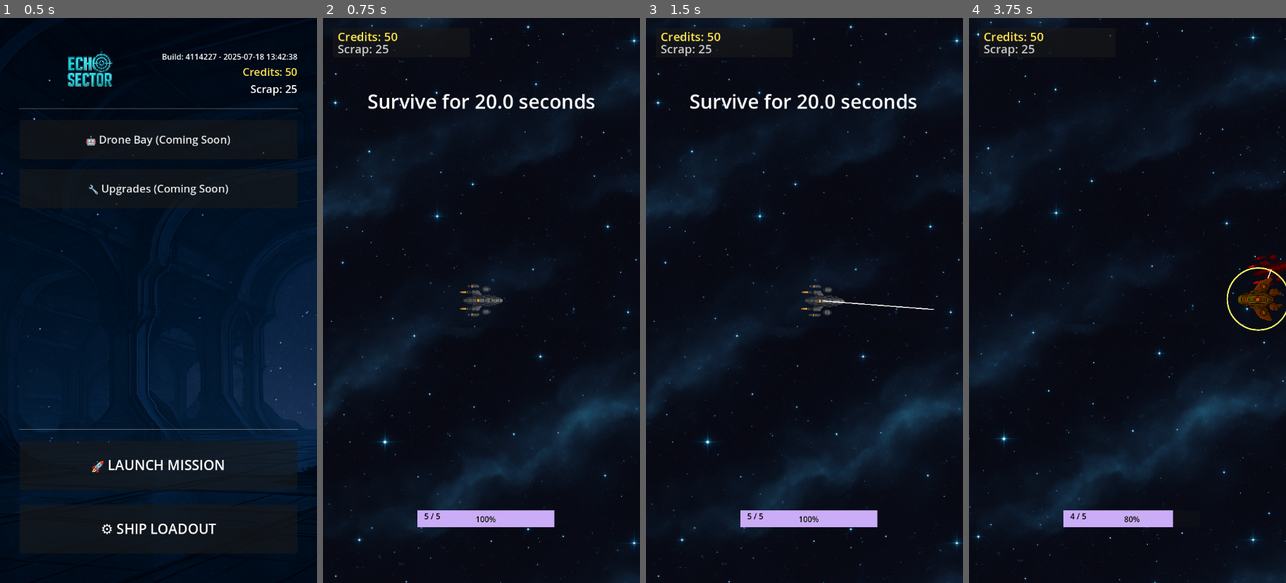
Above: before the commit, frames 1-4 (left to right).
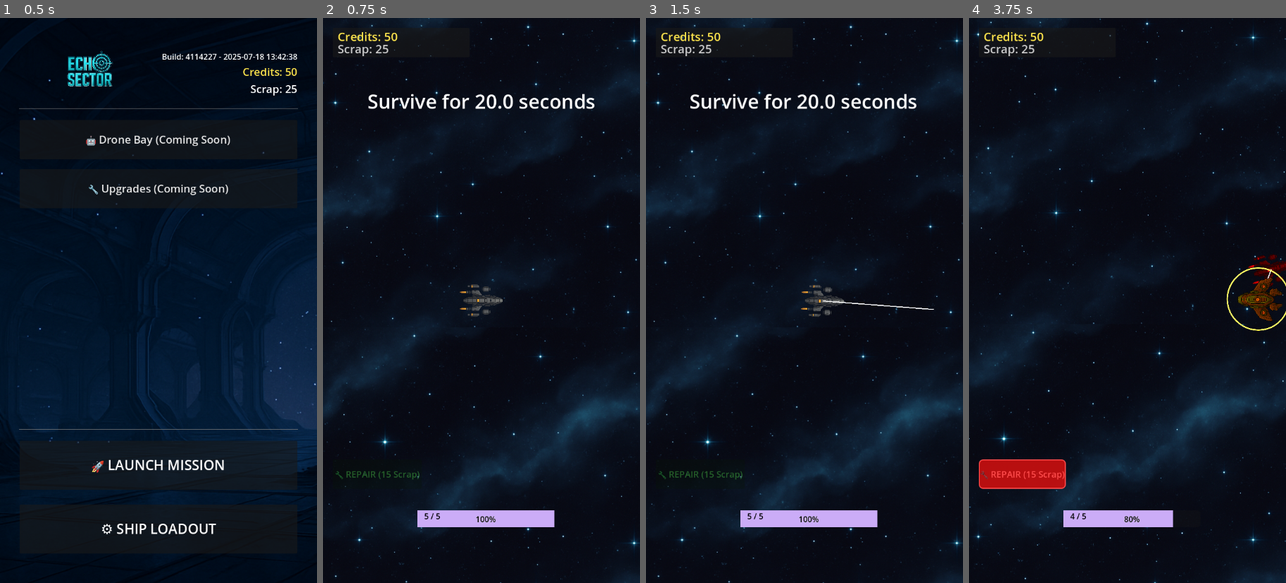
Above: after the commit, the same moments.

Repository: samjhill/echo-sector
Game: Godot game, scene res://hangar.tscn
Same seed, same stepped clock (60 frames per second), same inputs: the game is played once before the commit and once after it.
Inputs (mouse positions are in pixels of both pictures, inside the frame that each line leads up to):
- Up to frame 1 (0.5 s): no input
- Up to frame 2 (0.75 s): click "🚀 LAUNCH MISSION" at 0.5 s
- Up to frame 3 (1.5 s): tap Enter at 1.25 s; move the mouse to (874, 272) at 1.27 s; hold Right (ui_right) from 1.28 s (still down); click (874, 272) at 1.42 s
- Up to frame 4 (3.75 s): move the mouse to (1064, 328) at 2.02 s; release Right (ui_right) at 2.03 s; hold Down (ui_down) 2.03-2.78 s; move the mouse to (1159, 176) at 2.77 s; hold Right (ui_right) 2.78-3.53 s; move the mouse to (1235, 340) at 3.52 s; hold Up (ui_up) from 3.53 s (still down); click (1235, 340) at 3.67 s

Frame 1 is identical in both runs. In frame 2, 0.1% of the frame differs, in the area x 4-31%, y 80-83%; in frame 3, 0.1%; in frame 4, 1.4%, in the area x 3-31%, y 78-84%.

Commit message:
add repair button

Diff:
--- a/game_ui_manager.gd
+++ b/game_ui_manager.gd
@@ -2,10 +2,14 @@
 
 @onready var credits_label = $"../UI/ResourcesPanel/CreditsLabel"
 @onready var scrap_label = $"../UI/ResourcesPanel/ScrapLabel"
+@onready var heal_button = $"../UI/HealButton"
+
+var heal_cost := 15  # Scrap cost for repair (increased from 5)
 
 func _ready():
 	# Update UI with current values
 	update_resource_display()
+	update_heal_button()
 
 	# Connect to PlayerData signals if they exist
 	if PlayerData.has_signal("credits_changed"):
@@ -13,15 +17,76 @@
 	if PlayerData.has_signal("scrap_changed"):
 		PlayerData.scrap_changed.connect(_on_scrap_changed)
 
+	# Connect heal button
+	if heal_button:
+		heal_button.pressed.connect(_on_heal_button_pressed)
+
 func _process(_delta):
 	# Update display every frame to ensure it's current
 	update_resource_display()
+	update_heal_button()
 
 func update_resource_display():
 	if credits_label:
 		credits_label.text = "Credits: " + str(PlayerData.credits)
 	if scrap_label:
 		scrap_label.text = "Scrap: " + str(PlayerData.scrap)
+
+func update_heal_button():
+	if heal_button:
+		# Check if player can afford healing
+		var can_afford = PlayerData.scrap >= heal_cost
+		var player = get_tree().get_first_node_in_group("players")
+		var needs_healing = false
+
+		if player and player.has_method("get_current_health"):
+			var current_health = player.get_current_health()
+			var max_health = player.get_max_health()
+			needs_healing = current_health < max_health
+
+		# Enable/disable button based on affordability and need
+		heal_button.disabled = not can_afford or not needs_healing
+
+		# Update button text with cost
+		heal_button.text = "🔧 REPAIR (" + str(heal_cost) + " Scrap)"
+
+		# Change color based on state
+		if not can_afford:
+			heal_button.modulate = Color(0.5, 0.5, 0.5, 1)  # Grayed out
+		elif not needs_healing:
+			heal_button.modulate = Color(0.3, 0.8, 0.3, 1)  # Green (full health)
+		else:
+			heal_button.modulate = Color(1, 0.3, 0.3, 1)  # Red (needs repair)
+
+func _on_heal_button_pressed():
+	var player = get_tree().get_first_node_in_group("players")
+	if not player:
+		return
+
+	# Check if player can afford it
+	if PlayerData.scrap < heal_cost:
+		print("Not enough scrap for repair!")
+		return
+
+	# Check if player needs healing
+	if player.has_method("get_current_health") and player.has_method("get_max_health"):
+		var current_health = player.get_current_health()
+		var max_health = player.get_max_health()
+
+		if current_health >= max_health:
+			print("Ship is already fully repaired!")
+			return
+
+		# Perform healing
+		PlayerData.scrap -= heal_cost
+		PlayerData.save_game()
+
+		# Heal the player
+		if player.has_method("heal"):
+			player.heal(1)  # Heal 1 health point
+			print("Ship repaired! Cost: " + str(heal_cost) + " scrap")
+		else:
+			print("Player doesn't have heal method!")
 
 func _on_credits_changed():
 	if credits_label:
--- a/node_2d.tscn
+++ b/node_2d.tscn
@@ -14,6 +14,42 @@
 
 [sub_resource type="StyleBoxFlat" id="StyleBoxFlat_rj586"]
 bg_color = Color(0.794921, 0.676217, 0.96922, 1)
+
+[sub_resource type="StyleBoxFlat" id="StyleBoxFlat_heal_button_hover"]
+bg_color = Color(1, 0.3, 0.3, 0.95)
+border_width_left = 2
+border_width_top = 2
+border_width_right = 2
+border_width_bottom = 2
+border_color = Color(1, 1, 1, 1)
+corner_radius_top_left = 8
+corner_radius_top_right = 8
+corner_radius_bottom_right = 8
+corner_radius_bottom_left = 8
+
+[sub_resource type="StyleBoxFlat" id="StyleBoxFlat_heal_button_pressed"]
+bg_color = Color(0.6, 0.1, 0.1, 1)
+border_width_left = 2
+border_width_top = 2
+border_width_right = 2
+border_width_bottom = 2
+border_color = Color(1, 1, 1, 1)
+corner_radius_top_left = 8
+corner_radius_top_right = 8
+corner_radius_bottom_right = 8
+corner_radius_bottom_left = 8
+
+[sub_resource type="StyleBoxFlat" id="StyleBoxFlat_heal_button"]
+bg_color = Color(0.8, 0.2, 0.2, 0.9)
+border_width_left = 2
+border_width_top = 2
+border_width_right = 2
+border_width_bottom = 2
+border_color = Color(1, 1, 1, 1)
+corner_radius_top_left = 8
+corner_radius_top_right = 8
+corner_radius_bottom_right = 8
+corner_radius_bottom_left = 8
 
 [node name="Game" type="Node2D"]
 script = ExtResource("1_epypp")
@@ -129,6 +165,20 @@
 text = "Scrap: 0"
 vertical_alignment = 1
 
+[node name="HealButton" type="Button" parent="UI"]
+offset_left = 20.0
+offset_top = 900.0
+offset_right = 180.0
+offset_bottom = 960.0
+theme_override_colors/font_hover_color = Color(1, 1, 1, 1)
+theme_override_colors/font_color = Color(1, 1, 1, 1)
+theme_override_colors/font_pressed_color = Color(1, 1, 1, 1)
+theme_override_font_sizes/font_size = 18
+theme_override_styles/hover = SubResource("StyleBoxFlat_heal_button_hover")
+theme_override_styles/pressed = SubResource("StyleBoxFlat_heal_button_pressed")
+theme_override_styles/normal = SubResource("StyleBoxFlat_heal_button")
+text = "🔧 REPAIR (5 Scrap)"
+
 [node name="InventoryUI" type="Control" parent="."]
 visible = false
 custom_minimum_size = Vector2(64, 64)
--- a/player.gd
+++ b/player.gd
@@ -86,6 +86,17 @@
 
 	if current_health <= 0:
 		die()
+
+func heal(amount: int):
+	current_health = min(current_health + amount, max_health)
+	update_health_ui()
+	print("Player healed! Health: " + str(current_health) + "/" + str(max_health))
+
+func get_current_health() -> int:
+	return current_health
+
+func get_max_health() -> int:
+	return max_health
 
 func update_health_ui():
 	if health_bar and health_bar.has_method("set_value"):
Not shown: 1 places in node_2d.tscn that only renumber resources
